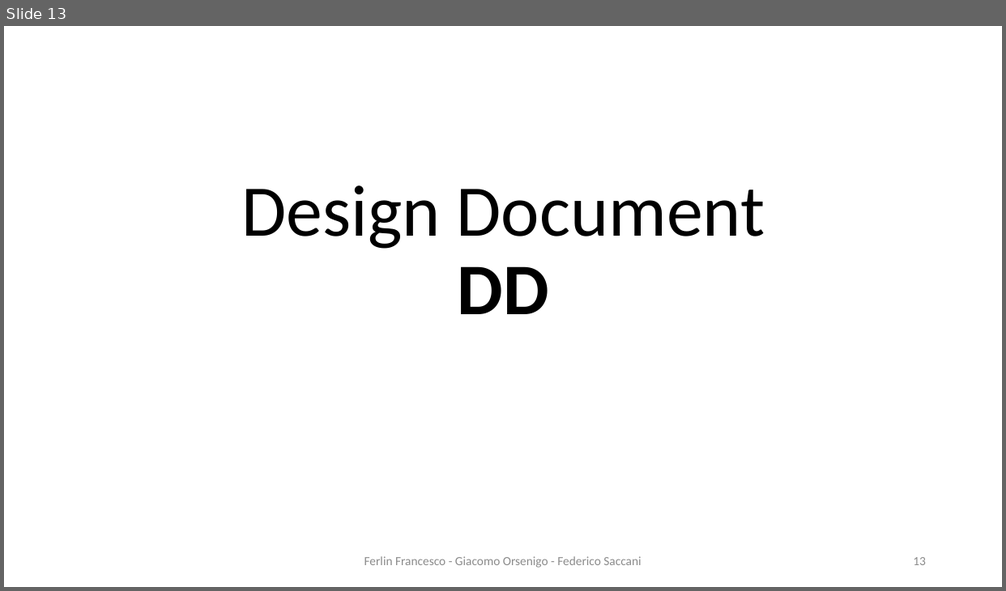
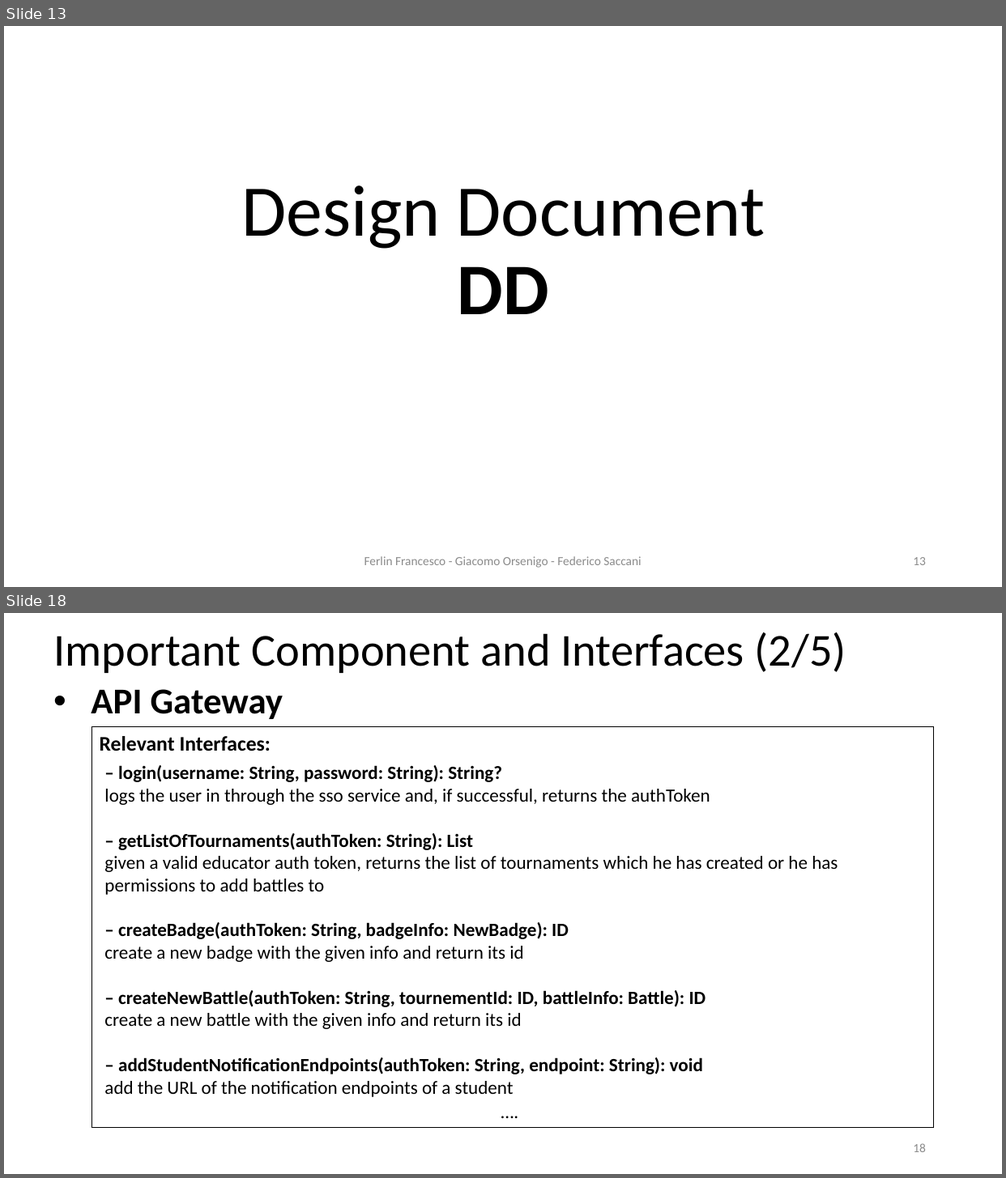
Before and after one commit to Furrrlo/CodeKataBattle, a slide deck: presentation/Presentation - Ferlin Orsenigo Saccani.pptx. Shown one above the other, each under a label of ours: slide 13 before the commit, slides 13 and 18 after it; the slides between them are not shown. The pictures are 1006x591 and 1006x1178 pixels, drawn with LibreOffice and Linux fonts; fonts in the diff are those of the drawing; background and template pictures are left out. Boxes give left, top, right and bottom in pixels: in the first picture for what was removed or moved away, otherwise in the second. Text is boxed around its words. In the diff, an @@ line names an element or a change of style, - is before the commit and + after.

Commit message:
Presentation of the DD
end

```diff
--- a/presentation/Presentation - Ferlin Orsenigo Saccani.pptx
+++ b/presentation/Presentation - Ferlin Orsenigo Saccani.pptx
@@ slide 18 added at (x1=4, y1=613, x2=1002, y2=1174), background #FFFFFF @@
@@ title added at (x1=53, y1=632, x2=846, y2=673), 44 pt, text #000000 @@
+Important Component and Interfaces (2/5)
@@ text added at (x1=91, y1=689, x2=283, y2=719), 35 pt, text #000000, bold @@
+• API Gateway
@@ rectangle added at (x1=91, y1=726, x2=933, y2=1128), outline #000000 1 pt @@
@@ text added at (x1=100, y1=736, x2=271, y2=752), 20 pt, text #000000, bold @@
+Relevant Interfaces:
@@ text added at (x1=104, y1=765, x2=837, y2=1097), 18 pt, text #000000 @@
+– login(username: String, password: String): String?
+logs the user in through the sso service and, if successful, returns the authToken
+– getListOfTournaments(authToken: String): List
+given a valid educator auth token, returns the list of tournaments which he has created or he has permissions to add battles to
+– createBadge(authToken: String, badgeInfo: NewBadge): ID
+create a new badge with the given info and return its id
+– createNewBattle(authToken: String, tournementId: ID, battleInfo: Battle): ID
+create a new battle with the given info and return its id
+– addStudentNotificationEndpoints(authToken: String, endpoint: String): void
+add the URL of the notification endpoints of a student
@@ text added at (x1=98, y1=1097, x2=923, y2=1127), 18 pt, text #000000 @@
+….
@@ page number added at (x1=913, y1=1144, x2=926, y2=1152), 12 pt, text #8C8C8C @@
+18
```
Also in this commit, not shown: 11 other slides added, 30 other files.
